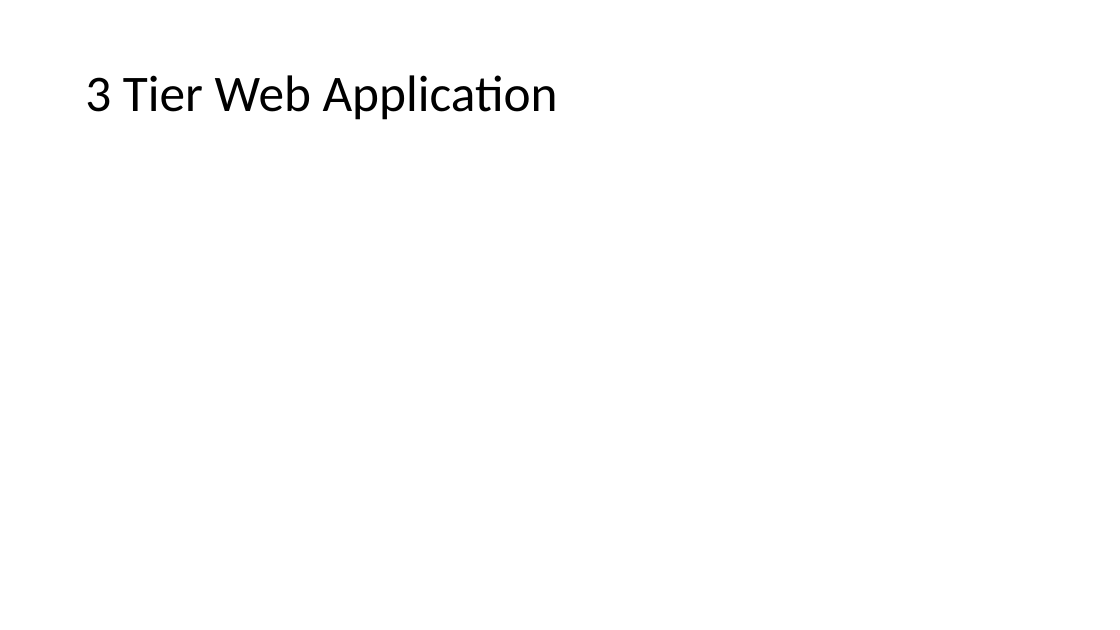
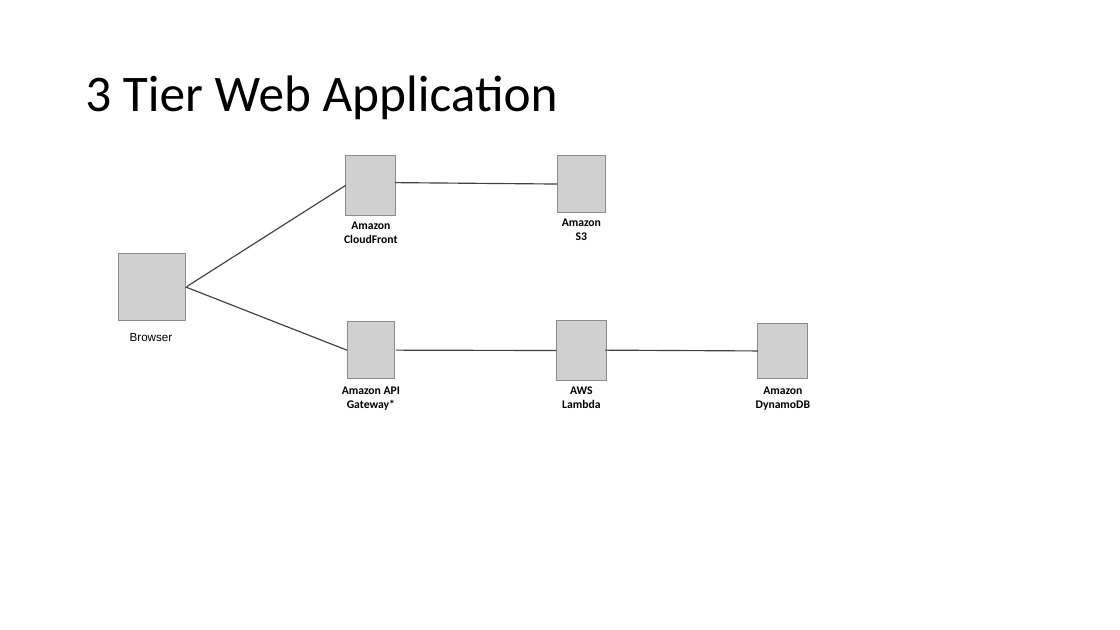
Before and after one commit to adrianpomilio/going-serverless, a slide deck: slide 11 of going-serverless-2017.pptx. Drawn at 1120x630 pixels with LibreOffice and Linux fonts; fonts in the diff are those of the drawing; grey boxes stand for pictures. Boxes give left, top, right and bottom in pixels: in the first picture for what was removed or moved away, otherwise in the second. Text is boxed around its words. In the diff, an @@ line names an element or a change of style, - is before the commit and + after.

Commit message:
3 Tier Web Application

```diff
--- a/going-serverless-2017.pptx
+++ b/going-serverless-2017.pptx
@@ picture added at (x1=346, y1=155, x2=397, y2=215) @@
@@ picture added at (x1=557, y1=155, x2=605, y2=213) @@
@@ line added from (346, 186) to (187, 287), #414042 1 pt @@
@@ line added from (557, 184) to (395, 182), #414042 1 pt @@
@@ text added at (x1=344, y1=221, x2=397, y2=243), 10 pt, text #000000, bold @@
+Amazon CloudFront
@@ text added at (x1=562, y1=218, x2=601, y2=240), 10 pt, text #000000, bold @@
+Amazon
+S3
@@ picture added at (x1=118, y1=254, x2=186, y2=321) @@
@@ line added from (347, 350) to (186, 287), #414042 1 pt @@
@@ picture added at (x1=347, y1=322, x2=395, y2=379) @@
@@ picture added at (x1=556, y1=321, x2=607, y2=381) @@
@@ picture added at (x1=758, y1=323, x2=807, y2=379) @@
@@ text added at (x1=130, y1=333, x2=173, y2=341), 10 pt, text #000000 @@
+Browser
@@ line added from (556, 350) to (396, 350), #414042 1 pt @@
@@ line added from (758, 351) to (605, 350), #414042 1 pt @@
@@ text added at (x1=342, y1=386, x2=400, y2=410), 10 pt, text #000000, bold @@
+Amazon API Gateway*
@@ text added at (x1=562, y1=386, x2=600, y2=408), 10 pt, text #000000, bold @@
+AWS
+Lambda
@@ text added at (x1=756, y1=386, x2=810, y2=410), 10 pt, text #000000, bold @@
+Amazon
+DynamoDB
```
